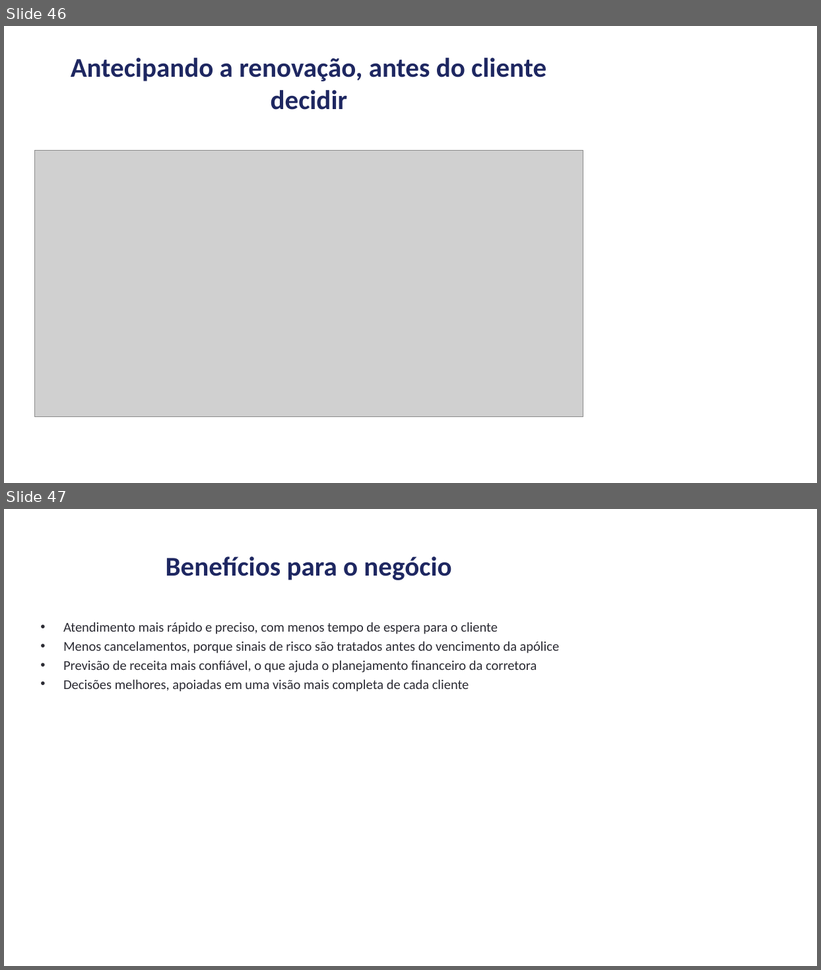
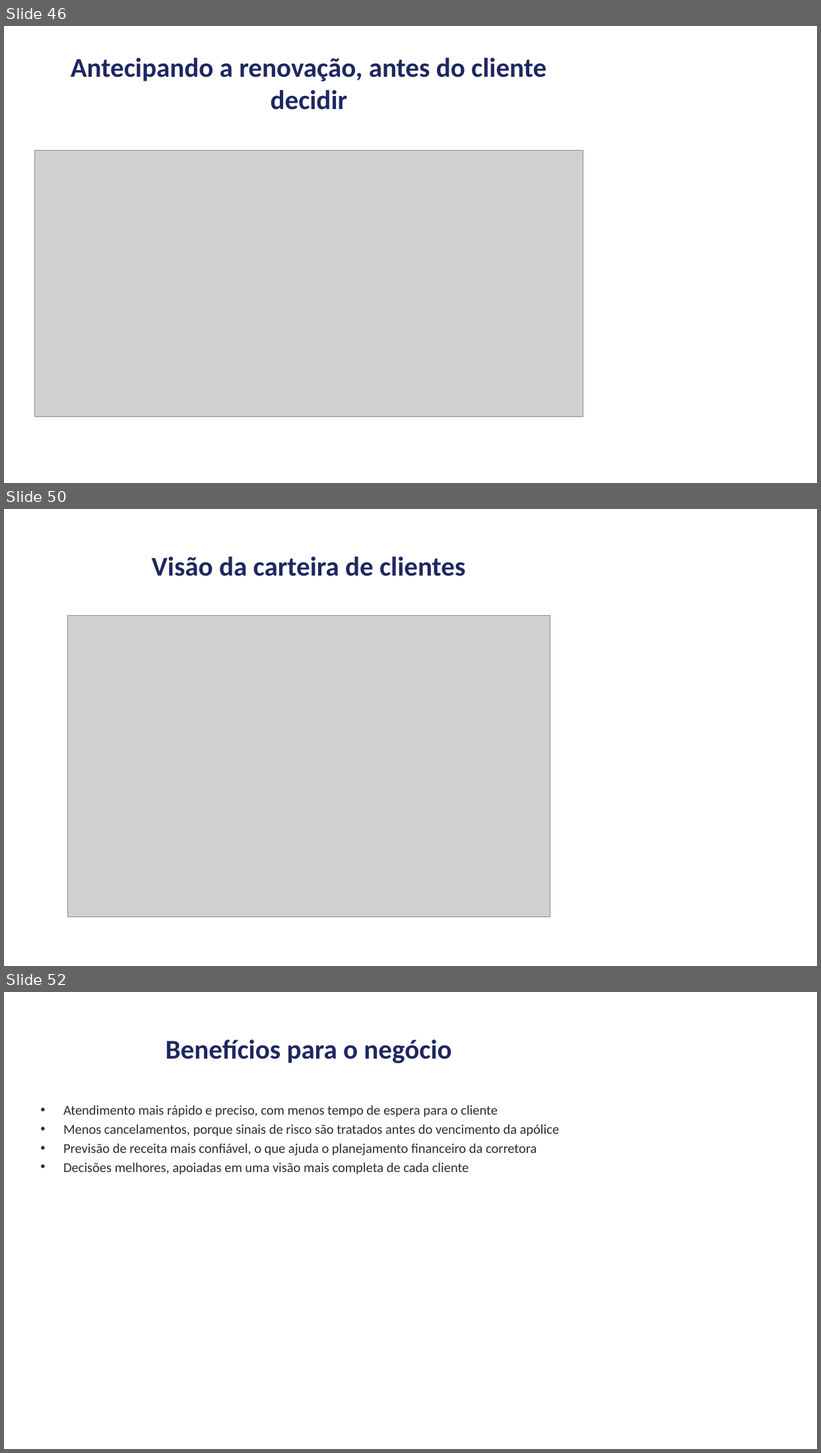
Before and after one commit to andrevberaldo/software-engineering, a slide deck: presentation/apresentacao.pptx. Shown one above the other, each under a label of ours: slides 46 and 47 before the commit, slides 46, 50 and 52 after it; the slides between them are not shown. The pictures are 821x970 and 821x1453 pixels, drawn with LibreOffice and Linux fonts; fonts in the diff are those of the drawing; grey boxes stand for pictures. Boxes give left, top, right and bottom in pixels: in the first picture for what was removed or moved away, otherwise in the second. Text is boxed around its words. In the diff, an @@ line names an element or a change of style, - is before the commit and + after.

```diff
--- a/presentation/apresentacao.pptx
+++ b/presentation/apresentacao.pptx
@@ slide 50 added at box(4, 509, 817, 966), background #FFFFFF @@
@@ title added at box(152, 557, 465, 576), 32 pt, text #1E2761, bold @@
+Visão da carteira de clientes
@@ picture added at box(67, 616, 550, 917) @@
@@ what was slide 47 is now slide 52 @@
```
Also in this commit, not shown: 4 other slides added, 6 other files.
